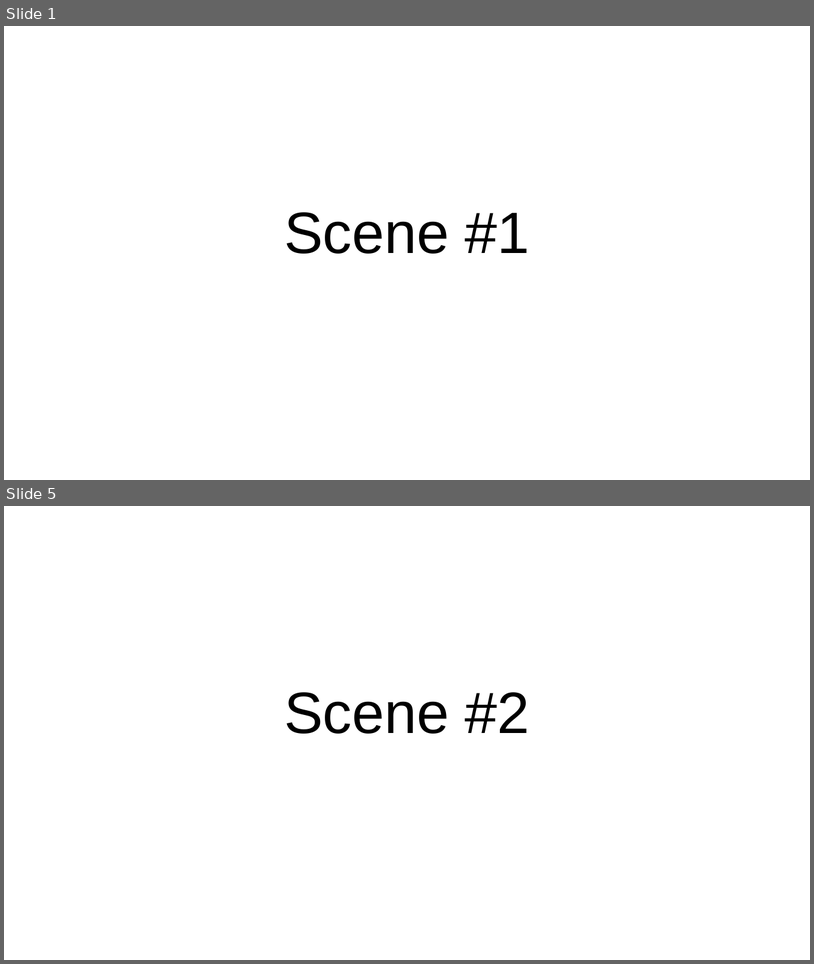
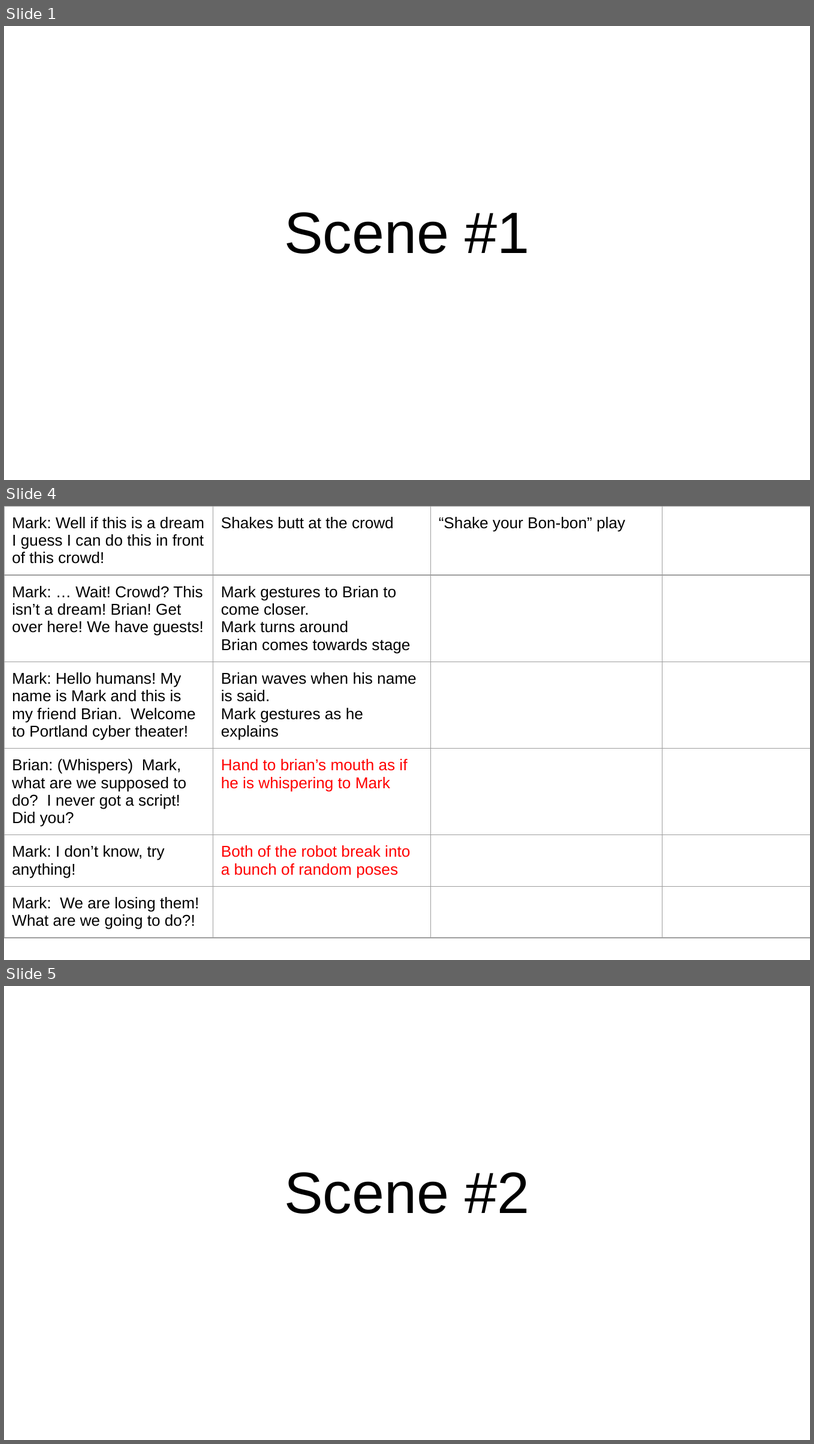
Before and after one commit to poanessa/RobotTheater2017, a slide deck: Capstone play_ Motion Library.pptx. Shown one above the other, each under a label of ours: slides 1 and 5 before the commit, slides 1, 4 and 5 after it; the slides between them are not shown. The pictures are 814x964 and 814x1444 pixels, drawn with LibreOffice and Linux fonts; fonts in the diff are those of the drawing. Boxes give left, top, right and bottom in pixels: in the first picture for what was removed or moved away, otherwise in the second. Text is boxed around its words. In the diff, an @@ line names an element or a change of style, - is before the commit and + after.

```diff
--- a/Capstone play_ Motion Library.pptx
+++ b/Capstone play_ Motion Library.pptx
@@ slide 4 added at [4, 506, 810, 960], background #FFFFFF @@
@@ table added at [4, 506, 810, 931], 6 rows, 4 columns @@
+Mark: Well if this is a dream I guess I can do this in front of this crowd! | Shakes butt at the crowd | “Shake your Bon-bon” play | 
+Mark: … Wait! Crowd? This isn’t a dream! Brian! Get over here! We have guests! | Mark gestures to Brian to come closer. / Mark turns around / Brian comes towards stage |  | 
+Mark: Hello humans! My name is Mark and this is my friend Brian. Welcome to Portland cyber theater! | Brian waves when his name is said. / Mark gestures as he explains |  | 
+Brian: (Whispers) Mark, what are we supposed to do? I never got a script! Did you? | Hand to brian’s mouth as if he is whispering to Mark |  | 
+Mark: I don’t know, try anything! | Both of the robot break into a bunch of random poses |  | 
+Mark: We are losing them! What are we going to do?! |  |  | 
```
Also in this commit, not shown: 1 slide changed, 10 other slides added, 9 slides removed.
